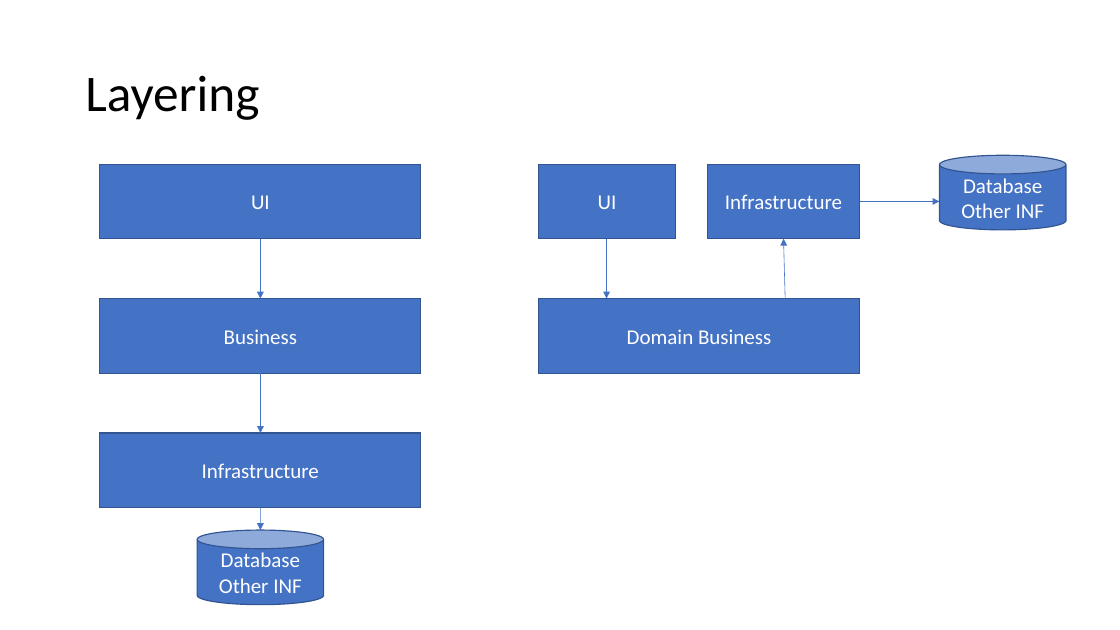
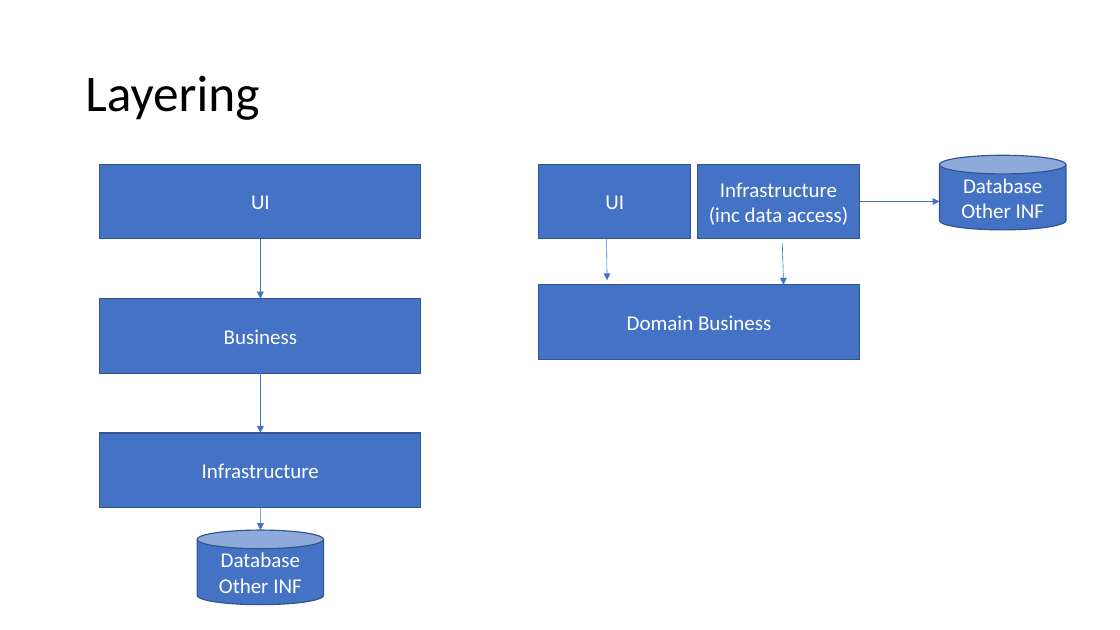
Before and after one commit to feanz/Presentations, a slide deck: slide 8 of Clean Architecture/Clean Architecture.pptx. Drawn at 1120x630 pixels with LibreOffice and Linux fonts; fonts in the diff are those of the drawing. Boxes give left, top, right and bottom in pixels: in the first picture for what was removed or moved away, otherwise in the second. Text is boxed around its words. In the diff, an @@ line names an element or a change of style, - is before the commit and + after.

```diff
--- a/Clean Architecture/Clean Architecture.pptx
+++ b/Clean Architecture/Clean Architecture.pptx
@@ rectangle "UI": place and size @@
-rectangle "UI" at box(539, 164, 676, 239)
+rectangle "UI" at box(539, 164, 691, 239)
@@ rectangle "Infrastructure (inc data access)": place and size @@
-rectangle "Infrastructure (inc data access)" at box(707, 164, 860, 239)
+rectangle "Infrastructure (inc data access)" at box(698, 164, 860, 239)
@@ text in rectangle at box(709, 182, 848, 225): text changed @@
-Infrastructure
+Infrastructure
+(inc data access)
@@ arrow moved from (607, 239) - (607, 298) to (607, 239) - (607, 281) @@
@@ arrow moved from (786, 298) - (784, 239) to (782, 244) - (784, 285) @@
@@ rectangle "Domain Business": place and size @@
-rectangle "Domain Business" at box(539, 298, 860, 373)
+rectangle "Domain Business" at box(539, 285, 860, 360)
```
Also in this commit, not shown: 4 other slides changed, 30 slides added, 4 slides removed.
